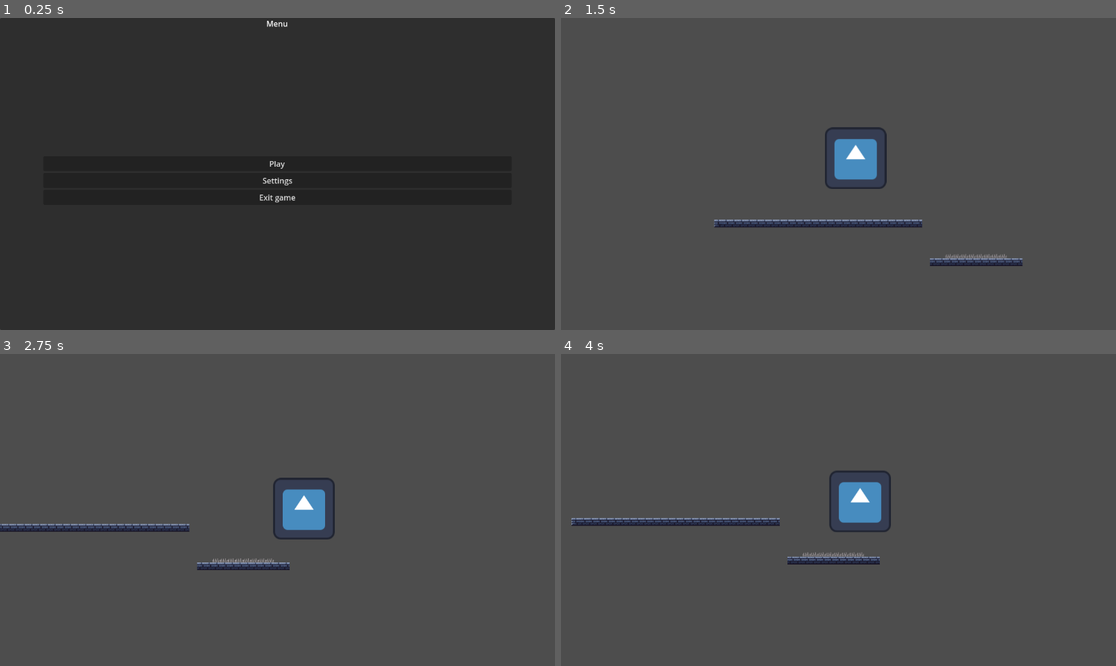
Above: before the commit, frames 1-4 (two rows, left to right).
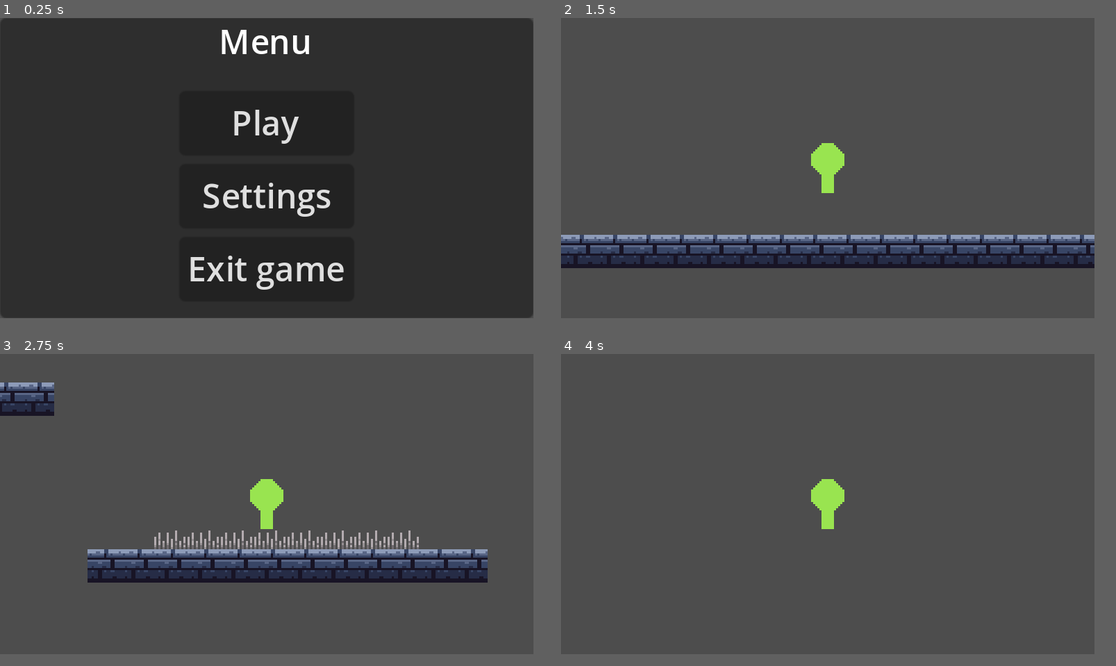
Above: after the commit, the same moments.

Repository: Orama-Interactive/Bubble-Wizard
Game: Godot game, scene res://src/Menu/menu.tscn
The game is run twice, just before and just after one commit, with the same random seed, the same clock (stepped at 60 frames per second) and the same inputs. The engine's default icon, where the game draws it, is replaced by a stand-in: a white triangle on a blue panel in a dark square.
Inputs (mouse positions are in pixels of both pictures, inside the frame that each line leads up to):
- Up to frame 1 (0.25 s): no input
- Up to frame 2 (1.5 s): click "Play" at 0.5 s; tap Enter at 1.25 s; move the mouse to (960, 158) at 1.27 s; hold D (right) from 1.28 s (still down); hold Space (jump) from 1.28 s (still down); click (960, 158) at 1.42 s
- Up to frame 3 (2.75 s): keep holding D (right); move the mouse to (166, 525) at 2.02 s; release Space (jump) at 2.03 s; tap Q (charge_bubble) at 2.1 s; tap Space (jump) at 2.27, 2.3, 2.57 s
- Up to frame 4 (4 s): move the mouse to (894, 441) at 2.77 s; release D (right) at 2.78 s; hold A (left) 2.78-3.53 s; hold Ctrl (ctrl) 2.78-3.53 s; tap Space (jump) at 3.05, 3.77, 3.8 s; move the mouse to (810, 572) at 3.52 s; hold D (right) from 3.53 s (still down); click (810, 572) at 3.6 s
In our replay, the window is 799x449 before the commit and 768x432 after it. These sizes can differ from the game's own. Grey fills any space a smaller window leaves; there, only what the larger window draws over its background counts as a difference.

The runs differ from the first frame. In frame 1, 2.8% of the frame differs, in the area x 0-97%, y 0-97%; in frame 2, 10%; in frame 3, 10%, in the area x 0-88%, y 9-74%; in frame 4, 3.1%.

Commit message:
Make a player placeholder sprite and make window 256x144

Diff:
--- a/project.godot
+++ b/project.godot
@@ -18,6 +18,14 @@
 [autoload]
 
 Keychain="*res://addons/keychain/Keychain.gd"
+
+[display]
+
+window/size/viewport_width=256
+window/size/viewport_height=144
+window/size/window_width_override=1280
+window/size/window_height_override=720
+window/stretch/mode="canvas_items"
 
 [editor_plugins]
 
@@ -89,5 +97,6 @@
 
 [rendering]
 
+textures/canvas_textures/default_texture_filter=0
 renderer/rendering_method="gl_compatibility"
 renderer/rendering_method.mobile="gl_compatibility"
--- a/src/Levels/level_1.tscn
+++ b/src/Levels/level_1.tscn
@@ -6,7 +6,7 @@
 [node name="Level1" type="Node2D"]
 
 [node name="Player" parent="." instance=ExtResource("1_auxtx")]
-position = Vector2(250, 190)
+position = Vector2(115, 323)
 
 [node name="TileMapLayer" type="TileMapLayer" parent="."]
 tile_map_data = PackedByteArray("AAABABcAAAABAAEAAAACABcAAAACAAEAAAADABcAAAACAAEAAAAEABcAAAACAAEAAAAFABcAAAACAAEAAAAGAB …(672 unchanged characters)…
--- a/src/player.gd
+++ b/src/player.gd
@@ -2,7 +2,7 @@
 
 @export var speed := 300.0
 @export_category("Jumping and Gravity")
-@export var jump_velocity := -300.0
+@export var jump_velocity := -100.0
 @export var coyote_seconds := 0.2
 @export var jump_buffer := 0.2
 ## The strength at which your character will be pulled to the ground.
--- a/src/player.tscn
+++ b/src/player.tscn
@@ -1,26 +1,26 @@
 [gd_scene load_steps=6 format=3 uid="uid://wjau22rv2yfi"]
 
 [ext_resource type="Script" path="res://src/player.gd" id="1_r1i7a"]
-[ext_resource type="Texture2D" uid="uid://dauviqxfkhkx2" path="res://icon.svg" id="2_bv0hk"]
+[ext_resource type="Texture2D" uid="uid://nauv017xuord" path="res://assets/player.png" id="2_yfy0j"]
 
 [sub_resource type="CapsuleShape2D" id="CapsuleShape2D_dftk0"]
-radius = 39.0
-height = 148.0
+radius = 9.0
+height = 26.0
 
 [sub_resource type="CapsuleShape2D" id="CapsuleShape2D_jgyc7"]
-radius = 39.0
-height = 140.0
+radius = 9.0
+height = 26.0
 
 [sub_resource type="CapsuleShape2D" id="CapsuleShape2D_qpkk0"]
-radius = 33.0
-height = 136.0
+radius = 8.0
+height = 24.0
 
 [node name="Player" type="CharacterBody2D"]
 collision_mask = 7
 script = ExtResource("1_r1i7a")
 
 [node name="Icon" type="Sprite2D" parent="."]
-texture = ExtResource("2_bv0hk")
+texture = ExtResource("2_yfy0j")
 
 [node name="BubbleArea2D" type="Area2D" parent="."]
 collision_mask = 2
@@ -38,7 +38,7 @@
 shape = SubResource("CapsuleShape2D_qpkk0")
 
 [node name="Camera2D" type="Camera2D" parent="."]
-position_smoothing_enabled = true
+position_smoothing_speed = 2.0
 
 [node name="BubbleTimer" type="Timer" parent="."]
 one_shot = true
Binary file added: assets/player.png
Not shown, added: assets/player.png.import
